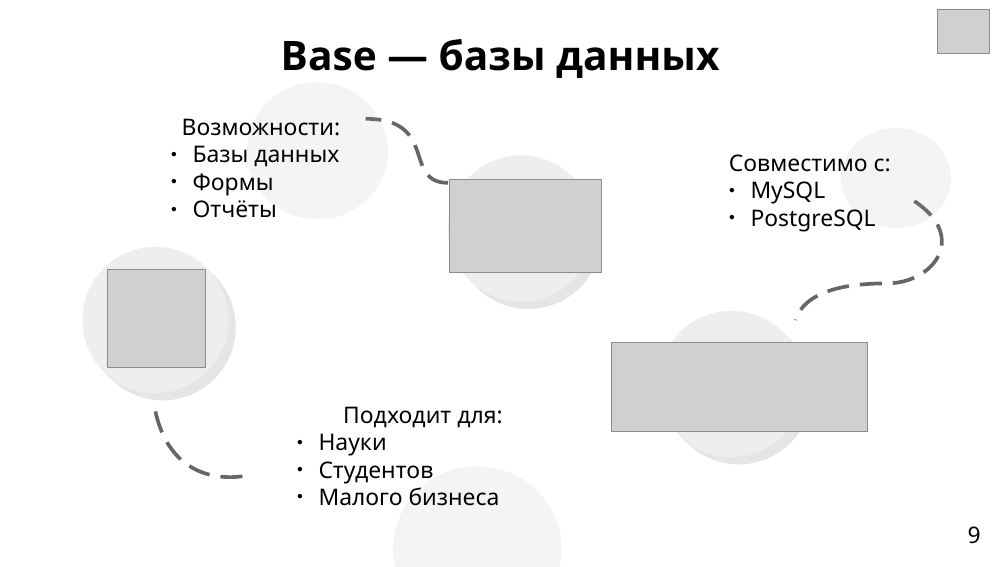
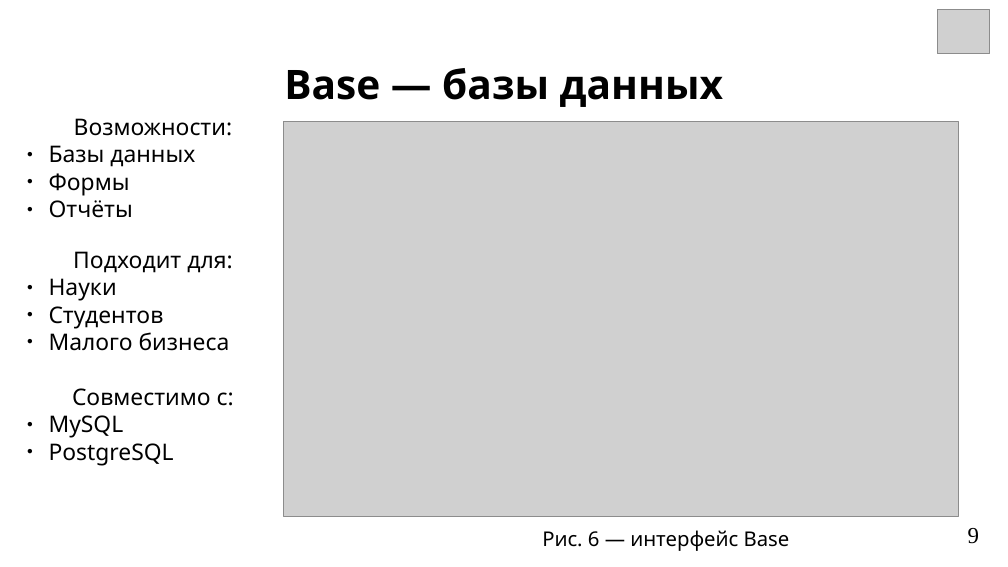
Before and after one commit to OksiGoroshek/digital-fundamentals, a slide deck: slide 9 of Documents/LibreOffice_review.odp. Drawn at 1008x567 pixels with LibreOffice and Linux fonts; fonts in the diff are those of the drawing; grey boxes stand for pictures. Boxes give left, top, right and bottom in pixels: in the first picture for what was removed or moved away, otherwise in the second. Text is boxed around its words. In the diff, an @@ line names an element or a change of style, - is before the commit and + after.

```diff
--- a/Documents/LibreOffice_review.odp
+++ b/Documents/LibreOffice_review.odp
@@ text "Base — базы данных": place and size @@
-text "Base — базы данных" at bbox=[281, 39, 719, 78]
+text "Base — базы данных" at bbox=[284, 68, 723, 107]
@@ text "Base — базы данных" at bbox=[284, 68, 723, 107]: vertical alignment middle to top @@
@@ ellipse removed at bbox=[247, 82, 388, 220] @@
@@ text "Возможности:" rewrapped from bbox=[182, 118, 340, 218] to bbox=[49, 118, 232, 218] @@
@@ freeform shape removed at bbox=[366, 119, 448, 183] @@
@@ picture: place and size @@
-picture at bbox=[612, 343, 868, 433]
+picture at bbox=[284, 122, 960, 516]
@@ ellipse removed at bbox=[842, 128, 951, 229] @@
@@ ellipse removed at bbox=[448, 155, 595, 302] @@
@@ picture removed at bbox=[450, 180, 601, 273] @@
@@ freeform shape removed at bbox=[796, 201, 942, 320] @@
@@ text "Подходит для:": place and size @@
-text "Подходит для:" at bbox=[319, 406, 502, 506]
+text "Подходит для:" at bbox=[49, 251, 232, 351]
@@ ellipse removed at bbox=[82, 247, 229, 393] @@
@@ picture removed at bbox=[108, 270, 206, 368] @@
@@ ellipse removed at bbox=[659, 311, 805, 457] @@
@@ text "Совместимо с:" rewrapped from bbox=[729, 154, 891, 232] to bbox=[49, 388, 234, 466] @@
@@ freeform shape removed at bbox=[155, 412, 247, 477] @@
@@ ellipse removed at bbox=[393, 466, 562, 567] @@
@@ text added at bbox=[542, 530, 790, 551], 16 pt, text #000000 @@
+Рис. 6 ― интерфейс Base
@@ page number at bbox=[968, 528, 979, 544]: font Noto Sans to Times New Roman @@
```
Also in this commit, not shown: 11 other slides changed, 1 other file.
